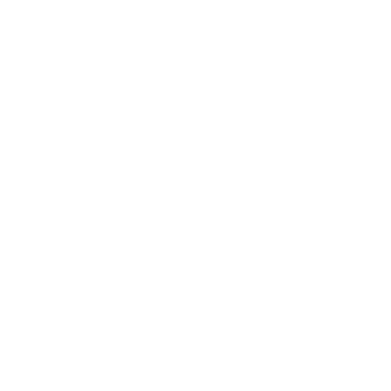
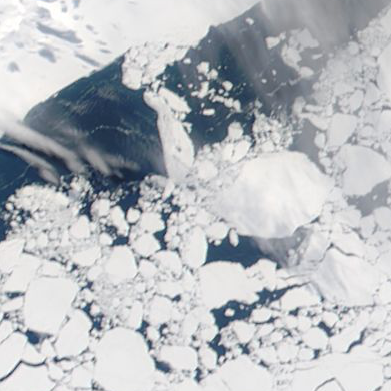
Layers edited between the first and the second 391 × 391 image:
added layer "229_chukchi-east_siberian_sea_100km_20170417.aqua.truecolor.250m" above "Background" over [0, 0, 391, 391]
